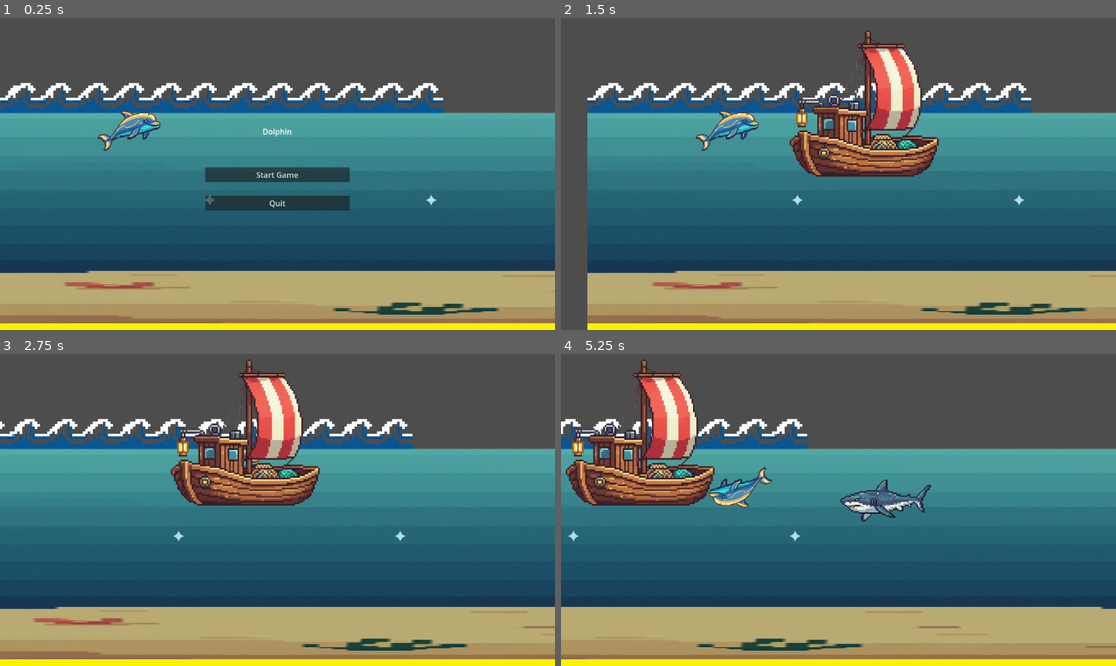
Above: before the commit, frames 1-4 (two rows, left to right).
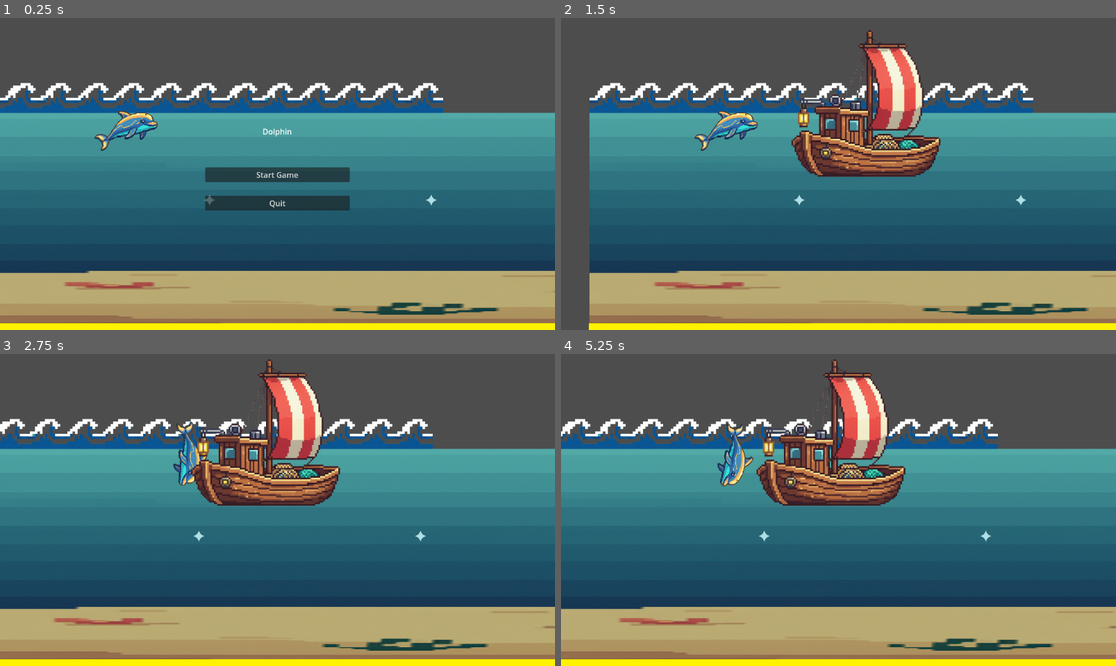
Above: after the commit, the same moments.

Repository: sandritalb/dolphin_ai
Game: Godot game, scene res://scenes/main.tscn
Same seed, same stepped clock (60 frames per second), same inputs: the game is played once before the commit and once after it.
Inputs:
- Up to frame 1 (0.25 s): no input
- Up to frame 2 (1.5 s): click "Start Game" at 0.5 s; tap Enter (ui_accept) at 1.25 s; hold Right (ui_right) from 1.28 s (still down)
- Up to frame 3 (2.75 s): tap Enter (ui_accept) at 1.52, 2.27 s; release Right (ui_right) at 2.03 s; hold Down (ui_down) from 2.03 s (still down)
- Up to frame 4 (5.25 s): release Down (ui_down) at 2.78 s; hold Right (ui_right) 2.78-3.53 s; hold Up (ui_up) 3.53-4.28 s; tap Enter (ui_accept) at 3.77, 4.52 s; hold Left (ui_left) from 4.28 s (still down)

The runs differ from the first frame. In frame 1, 0.5% of the frame differs, in the area x 17-29%, y 29-43%; in frame 2, 5.1%; in frame 3, 12%; in frame 4, 20%, in the area x 0-100%, y 1-98%.

Commit message:
refactor: Standardize script file naming and update references in scenes

Diff:
--- a/scenes/DolphinAI.tscn
+++ b/scenes/DolphinAI.tscn
@@ -1,7 +1,7 @@
 [gd_scene load_steps=10 format=3 uid="uid://ctx3a85l4ts3r"]
 
 [ext_resource type="Texture2D" uid="uid://cw1woppy0s7d6" path="res://sprites/dolphin_in.png" id="1_csw6p"]
-[ext_resource type="Script" uid="uid://b3827jbbou8r" path="res://scripts/Dolphin.gd" id="1_dl5jv"]
+[ext_resource type="Script" uid="uid://b3827jbbou8r" path="res://scripts/dolphin.gd" id="1_dl5jv"]
 [ext_resource type="Texture2D" uid="uid://degy36s5xlgv4" path="res://sprites/dolphin_out.png" id="2_qgn84"]
 [ext_resource type="Script" uid="uid://daq0o1y61cnsx" path="res://scripts/dolphin_ai.gd" id="4_ai"]
 
--- a/scenes/DolphinPlayer.tscn
+++ b/scenes/DolphinPlayer.tscn
@@ -1,17 +1,9 @@
-[gd_scene load_steps=13 format=3 uid="uid://ctx3a85l4ts2r"]
+[gd_scene load_steps=10 format=3 uid="uid://ctx3a85l4ts2r"]
 
-[ext_resource type="Script" uid="uid://b3827jbbou8r" path="res://scripts/Dolphin.gd" id="1_u1i24"]
+[ext_resource type="Script" uid="uid://b3827jbbou8r" path="res://scripts/dolphin.gd" id="1_u1i24"]
 [ext_resource type="Texture2D" uid="uid://cw1woppy0s7d6" path="res://sprites/dolphin_in.png" id="2_xpcap"]
 [ext_resource type="Texture2D" uid="uid://degy36s5xlgv4" path="res://sprites/dolphin_out.png" id="4_g7ysk"]
 [ext_resource type="Script" uid="uid://ltbyqkt0a8ho" path="res://scripts/dolphin_player.gd" id="5_rqavp"]
-[ext_resource type="Texture2D" uid="uid://bno1y7ikga7ri" path="res://sprites/wate_drop.png" id="5_xpcap"]
-[ext_resource type="Script" uid="uid://b28yhgaicscqf" path="res://scripts/water_particles.gd" id="6_water"]
-
-[sub_resource type="ParticleProcessMaterial" id="ParticleProcessMaterial_enter"]
-particle_flag_disable_z = true
-emission_shape = 1
-emission_sphere_radius = 20.0
-gravity = Vector3(0, 300, 0)
 
 [sub_resource type="AtlasTexture" id="AtlasTexture_qgn84"]
 atlas = ExtResource("2_xpcap")
@@ -50,21 +42,6 @@
 [node name="Dolphin" type="CharacterBody2D"]
 script = ExtResource("1_u1i24")
 
-[node name="WaterParticlesEnter" type="GPUParticles2D" parent="."]
-visible = false
-rotation = 0.09599311
-scale = Vector2(0.5, 0.5)
-amount = 20
-texture = ExtResource("5_xpcap")
-lifetime = 0.19
-preprocess = 1.05
-explosiveness = 0.2
-randomness = 1.0
-collision_base_size = 0.0
-visibility_rect = Rect2(-100, 0, 700, 200)
-process_material = SubResource("ParticleProcessMaterial_enter")
-script = ExtResource("6_water")
-
 [node name="in" type="AnimatedSprite2D" parent="."]
 position = Vector2(-3.199997, -15.199997)
 scale = Vector2(0.3, 0.3)
--- a/scenes/main.tscn
+++ b/scenes/main.tscn
@@ -14,7 +14,7 @@
 
 [node name="Camera2D" type="Camera2D" parent="." node_paths=PackedStringArray("target_a")]
 script = ExtResource("1_jyhfs")
-target_a = NodePath("../Dolphin")
+target_a = NodePath("../DolphinPlayer")
 
 [node name="background" type="Node" parent="."]
 
@@ -49,13 +49,16 @@
 
 [node name="Obstacles" type="Node" parent="."]
 script = ExtResource("5_85g3d")
+spawn_distance_ahead = 1000.0
+despawn_distance_behind = 1100.0
+spawn_width = 50.0
 
 [node name="SharkContainer" type="Node" parent="Obstacles"]
 
 [node name="BoatContainer" type="Node" parent="Obstacles"]
 
-[node name="Dolphin" parent="." instance=ExtResource("5_tefeu")]
-position = Vector2(-294, 6)
+[node name="DolphinPlayer" parent="." instance=ExtResource("5_tefeu")]
+position = Vector2(-300, 50)
 
 [node name="StartMenu" parent="." instance=ExtResource("8_start")]
 process_mode = 3
--- a/scripts/Dolphin.gd
+++ b/scripts/Dolphin.gd
@@ -44,8 +44,6 @@
 var controller: Node = null
 var sprite_in: AnimatedSprite2D
 var sprite_out: AnimatedSprite2D
-var water_particles_enter: GPUParticles2D
-var water_particles_exit: GPUParticles2D
 
 
 func _ready():
@@ -57,10 +55,6 @@
 	# Get sprite references
 	sprite_in = get_node_or_null("in")
 	sprite_out = get_node_or_null("out")
-
-	# Get particle effect references
-	water_particles_enter = get_node_or_null("WaterParticlesEnter")
-	water_particles_exit = get_node_or_null("WaterParticlesExit")
 
 	# Find controller node (either dolphin_player or dolphin_ai)
 	if has_node("DolphinPlayer"):
@@ -139,6 +133,18 @@
 	# Rotate dolphin toward movement direction
 	if velocity.length() > 10.0:
 		rotation = velocity.angle()
+
+	# # Flip sprites based on horizontal velocity direction
+	# if velocity.x > 0:
+	# 	if sprite_in:
+	# 		sprite_in.flip_v = false
+	# 	if sprite_out:
+	# 		sprite_out.flip_v = false
+	# elif velocity.x < 0:
+	# 	if sprite_in:
+	# 		sprite_in.flip_v = true
+	# 	if sprite_out:
+	# 		sprite_out.flip_v = true
 
 
 # ============================================================================
@@ -192,16 +198,9 @@
 			velocity = velocity.normalized() * min(velocity.length() * speed_burst_multiplier, max_speed * speed_burst_multiplier)
 
 		# Trigger exit water particles
-		if water_particles_exit:
-			water_particles_exit.emitting = true
-
 		if controller and controller.has_method("on_exit_water"):
 			controller.on_exit_water()
 	elif not was_in_water and is_in_water:
-		# Trigger enter water particles
-		if water_particles_enter:
-			water_particles_enter.emitting = true
-
 		if controller and controller.has_method("on_enter_water"):
 			controller.on_enter_water()
 
--- a/scripts/dolphin_player.gd
+++ b/scripts/dolphin_player.gd
@@ -36,7 +36,7 @@
 		if Input.is_action_pressed(key_right):
 			input_direction.x = 1.0
 		if Input.is_action_pressed(key_left):
-			input_direction.x = -1.0
+			input_direction.x = 0.0
 		if Input.is_action_pressed(key_up):
 			input_direction.y = -1.0
 		if Input.is_action_pressed(key_down):
--- a/scripts/obstacle_generator.gd
+++ b/scripts/obstacle_generator.gd
@@ -43,6 +43,8 @@
 @export var shark_spawn_chance: float = 0.6  # Chance to spawn shark per cycle
 @export var boat_spawn_chance: float = 0.4  # Chance to spawn boat per cycle
 @export var spawn_cycle_time: float = 2.0  # Seconds between spawn attempts
+@export var shark_min_depth_offset: float = 50.0  # Minimum offset below water level
+@export var shark_max_depth: float = 350.0  # Maximum depth (above this value)
 
 # ============================================================================
 # INTERNAL STATE
@@ -56,7 +58,7 @@
 
 func _ready() -> void:
 	# Get references
-	player = get_tree().root.get_node("Main/Dolphin")
+	player = get_tree().root.get_node("Main/DolphinPlayer")
 	shark_container = get_node(SHARK_CONTAINER_NAME)
 	boat_container = get_node(BOAT_CONTAINER_NAME)
 
@@ -106,6 +108,7 @@
 		var shark = shark_scene.instantiate()
 		shark_container.add_child(shark)
 		shark.hide()
+		shark.process_mode = Node.PROCESS_MODE_DISABLED  # Disable physics
 		shark.set_meta("pooled", true)
 		shark_pool.append(shark)
 
@@ -114,6 +117,7 @@
 		var boat = boat_scene.instantiate()
 		boat_container.add_child(boat)
 		boat.hide()
+		boat.process_mode = Node.PROCESS_MODE_DISABLED  # Disable physics
 		boat.set_meta("pooled", true)
 		boat_pool.append(boat)
 
@@ -135,8 +139,9 @@
 func _spawn_shark() -> void:
 	var shark = _get_pooled_shark()
 	if shark:
-		_position_obstacle_ahead(shark)
+		_position_shark_ahead(shark)
 		shark.show()
+		shark.process_mode = Node.PROCESS_MODE_INHERIT  # Enable physics
 		shark.set_meta("pooled", false)
 		active_sharks.append(shark)
 
@@ -146,20 +151,27 @@
 	if boat:
 		_position_boat_ahead(boat)
 		boat.show()
+		boat.process_mode = Node.PROCESS_MODE_INHERIT  # Enable physics
 		boat.set_meta("pooled", false)
 		active_boats.append(boat)
 
 
-func _position_obstacle_ahead(obstacle: Node2D) -> void:
+func _position_shark_ahead(shark: Node2D) -> void:
 	# Position shark ahead of player, below water level
 	var spawn_x = player.position.x + spawn_distance_ahead
-	var spawn_y = WATER_LEVEL + randf_range(0.0, spawn_width)
-	obstacle.position = Vector2(spawn_x, spawn_y)
+	# Spawn between min_depth_offset and max_depth
+	var spawn_y = randf_range(WATER_LEVEL + shark_min_depth_offset, shark_max_depth)
+	var spawn_position = Vector2(spawn_x, spawn_y)
+
+	# Set the shark's position first
+	shark.position = spawn_position
+
+	# Setup patrol points relative to shark position
+	shark.setup_patrol_points(spawn_position, WATER_LEVEL, shark_min_depth_offset, shark_max_depth)
 
 func _position_boat_ahead(boat: Node2D) -> void:
 	# Position boat ahead of player at water level
-	var spawn_x = player.position.x + spawn_distance_ahead
-	print("Positioning boat at x: %f" % spawn_x)
+	var spawn_x = player.position.x + spawn_distance_ahead + randf_range(-spawn_width / 2.0, spawn_width / 2.0)
 	boat.position = Vector2(spawn_x, WATER_LEVEL)
 
 
@@ -185,6 +197,7 @@
 		var shark = active_sharks[i]
 		if shark.position.x < player.position.x - despawn_distance_behind:
 			shark.hide()
+			shark.process_mode = Node.PROCESS_MODE_DISABLED  # Disable physics
 			shark.set_meta("pooled", true)
 			active_sharks.remove_at(i)
 			shark_pool.append(shark)
@@ -194,6 +207,8 @@
 		var boat = active_boats[i]
 		if boat.position.x < player.position.x - despawn_distance_behind:
 			boat.hide()
+			boat.process_mode = Node.PROCESS_MODE_DISABLED  # Disable physics
+			boat.position = Vector2.ZERO  # Reset position when returning to pool
 			boat.set_meta("pooled", true)
 			active_boats.remove_at(i)
 			boat_pool.append(boat)
--- a/scripts/shark.gd
+++ b/scripts/shark.gd
@@ -30,22 +30,26 @@
 # ============================================================================
 
 func _ready() -> void:
+	# Connect the body_entered signal to detect dolphin collision (CharacterBody2D)
+	body_entered.connect(_on_body_entered)
+
+
+func setup_patrol_points(base_position: Vector2, water_level: float, min_depth_offset: float, max_depth: float) -> void:
 	# Store the starting position (Point A)
-	start_position = position
+	start_position = base_position
 
 	# Calculate Point B (offset in patrol direction)
 	target_position = start_position + (patrol_direction.normalized() * patrol_distance)
 
+	# Clamp only the target position Y to stay within depth bounds
+	target_position.y = clamp(target_position.y, water_level + min_depth_offset, max_depth)
+
 	# Initialize current target as Point B
 	current_target = target_position
 
-	# Connect the body_entered signal to detect dolphin collision (CharacterBody2D)
-	body_entered.connect(_on_body_entered)
-
-	print("🦈 Shark initialized at position: ", start_position)
+	print("🦈 Shark patrol points set at position: ", start_position)
 	print("🦈 Patrol Point A: ", start_position)
 	print("🦈 Patrol Point B: ", target_position)
-
 
 func _physics_process(delta: float) -> void:
 	# Move toward current target
